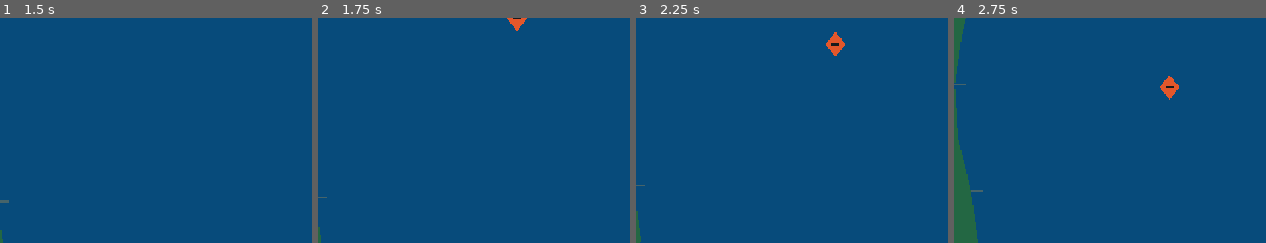
Above: before the commit, frames 1-4 (left to right).
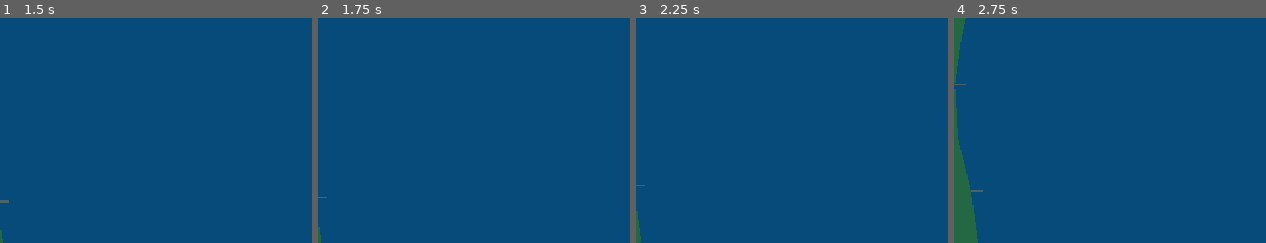
Above: after the commit, the same moments.

Repository: UnderstoodUseYourUsernameHere/break-water
Game: Godot game, scene res://scenes/Main.tscn
Same seed, same stepped clock (60 frames per second), same inputs: the game is played once before the commit and once after it.
Inputs (mouse positions are % of the whole screen's width and height, from its top left):
- Up to frame 1 (1.5 s): tap Enter at 0.5 s; move the mouse to (30, 70) at 0.52 s; hold Up 0.53-1.25 s; hold W (row) 0.53-1.25 s; click (30, 70) at 0.67 s; drag from (74, 65) to (30, 70) at 1.27 s
- Up to frame 2 (1.75 s): no input
- Up to frame 3 (2.25 s): move the mouse to (outside the picture) at 2.02 s; hold A (steer_left) from 2.03 s (still down); hold W (row) from 2.03 s (still down); click (outside the picture) at 2.1 s
- Up to frame 4 (2.75 s): keep holding A (steer_left); keep holding W (row)
The pictures show only the part of the screen within x 4-54%, y 0-50%; the shares and areas given below are measured in that part.

Frame 1 is identical in both runs. In frame 2, 0.2% of the frame differs, in the area x 60-67%, y 0-6%; in frame 3, 0.4%, in the area x 60-67%, y 6-17%; in frame 4, 0.4%.

Commit message:
feat: add generator that generates waves of drifters depending on player distance traveled

Diff:
--- a/scenes/Main.tscn
+++ b/scenes/Main.tscn
@@ -1,6 +1,7 @@
 [gd_scene format=3 uid="uid://s78s27nj28c6"]
 
 [ext_resource type="Script" uid="uid://b5i77ky61opd3" path="res://scripts/river.gd" id="1_elqb8"]
+[ext_resource type="Script" uid="uid://cf3vwknk3fbbm" path="res://scripts/waves/wave_director.gd" id="2_rarhs"]
 [ext_resource type="PackedScene" uid="uid://cbbsd2lk3xfpw" path="res://scenes/boat/Boat.tscn" id="2_rvslj"]
 [ext_resource type="PackedScene" uid="uid://ejwnpsl745vu" path="res://scenes/enemies/Drifter.tscn" id="3_0bbpv"]
 
@@ -11,15 +12,11 @@
 script = ExtResource("1_elqb8")
 follow_target = NodePath("../Boat")
 
+[node name="WaveDirector" type="Node2D" parent="." unique_id=553332271 node_paths=PackedStringArray("river", "boat")]
+script = ExtResource("2_rarhs")
+river = NodePath("../River")
+boat = NodePath("../Boat")
+drifter_scene = ExtResource("3_0bbpv")
+
 [node name="Boat" parent="." unique_id=1728653579 node_paths=PackedStringArray("river") instance=ExtResource("2_rvslj")]
 river = NodePath("../River")
-
-[node name="Drifter" parent="." unique_id=733927357 node_paths=PackedStringArray("river", "target") instance=ExtResource("3_0bbpv")]
-position = Vector2(0, -500)
-river = NodePath("../River")
-target = NodePath("../Boat")
-
-[node name="Drifter2" parent="." unique_id=1824777861 node_paths=PackedStringArray("river", "target") instance=ExtResource("3_0bbpv")]
-position = Vector2(120, -700)
-river = NodePath("../River")
-target = NodePath("../Boat")
--- /dev/null
+++ b/scripts/waves/wave_director.gd
@@ -0,0 +1,98 @@
+class_name WaveDirector
+extends Node2D
+
+signal wave_started(index: int, size: int)
+
+const PIXELS_PER_METER := 10.0
+
+@export var river: HeadWatersRiver
+@export var boat: Boat
+@export var drifter_scene: PackedScene
+
+@export var first_wave_at_m: float = 30.0
+@export var wave_spacing_m: float = 150.0
+@export var base_wave_size: int = 3
+@export var wave_growth: float = 1.0
+@export var max_wave_size: int = 10
+@export var max_alive: int = 10
+@export var spawn_interval: float = 0.7
+@export var spawn_ahead_px: float = 650.0
+@export var despawn_behind_px: float = 900.0
+
+var wave_index: int = 0
+var current_m: float = 0.0
+var peak_m: float = 0.0
+var kills: int = 0
+
+var _next_wave_m: float = 0.0
+var _queued: int = 0
+var _spawn_timer: float = 0.0
+var _rng := RandomNumberGenerator.new()
+
+func _ready() -> void:
+	assert(river != null, "WaveDirector: assign River!")
+	assert(boat != null, "WaveDirector: assign Boat!")
+	assert(drifter_scene != null, "WaveDirector: assign DrifterScene!")
+	_rng.seed = ("%d:waves" % river.run_seed).hash()
+	_next_wave_m = first_wave_at_m
+
+func _physics_process(delta: float) -> void:
+	var boat_y := river.to_local(boat.global_position).y
+	current_m = -boat_y / PIXELS_PER_METER
+	peak_m = maxf(peak_m, current_m)
+	if not boat.is_sunk:
+		while peak_m >= _next_wave_m:
+			_start_wave()
+
+	_spawn_timer = maxf(0.0, _spawn_timer - delta)
+
+	if (
+		not boat.is_sunk
+		and _queued > 0
+		and _spawn_timer == 0.0
+		and _alive_count() < max_alive
+		):
+			_spawn_drifter(boat_y)
+			_queued -= 1
+			_spawn_timer = spawn_interval
+	_despawn_far(boat_y)
+
+func _start_wave() -> void:
+	wave_index += 1
+	_next_wave_m += wave_spacing_m
+	var size := mini(
+		base_wave_size + int((wave_index - 1) * wave_growth),
+		max_wave_size
+	)
+	_queued += size
+	wave_started.emit(wave_index, size)
+
+func _spawn_drifter(boat_y: float) -> void:
+	var spawn_y := boat_y - spawn_ahead_px - _rng.randf_range(0.0, 120.0)
+	var lane := _rng.randf_range(0.15, 0.85)
+
+	var drifter := drifter_scene.instantiate() as Drifter
+	drifter.river = river
+	drifter.target = boat
+	drifter.died.connect(_on_enemy_died)
+	add_child(drifter)
+	drifter.global_position = river.water_point(spawn_y, lane)
+
+func _alive_count() -> int:
+	var count := 0
+	for child in get_children():
+		if not child.is_queued_for_deletion():
+			count += 1
+	return count
+
+func _despawn_far(boat_y: float) -> void:
+	for child in get_children():
+		var enemy := child as Node2D
+		if enemy == null or enemy.is_queued_for_deletion():
+			continue
+		if river.to_local(enemy.global_position).y > boat_y + despawn_behind_px:
+			enemy.queue_free()
+
+func _on_enemy_died(killed_by_player: bool) -> void:
+	if killed_by_player:
+		kills += 1
Not shown, added: scripts/waves/wave_director.gd.uid
